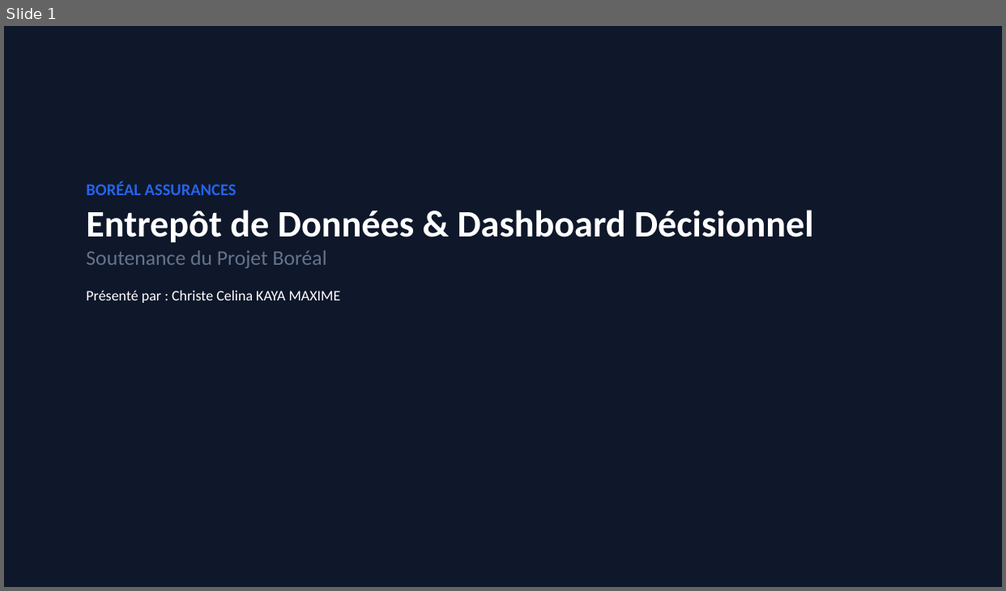
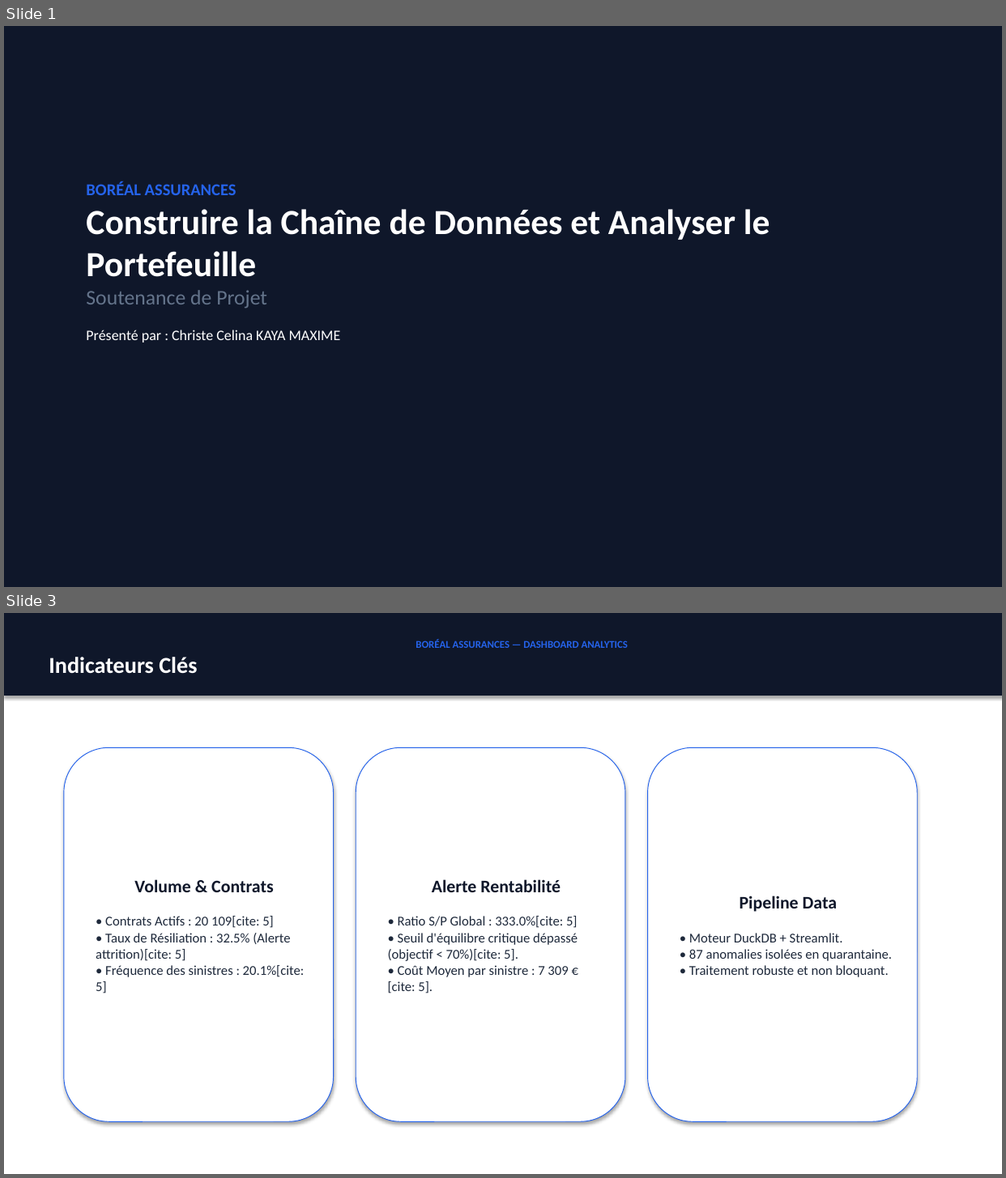
Before and after one commit to kmcc2001/projet_boreal_assurances, a slide deck: KAYA_Boreal_Presentation.pptx. Shown one above the other, each under a label of ours: slide 1 before the commit, slides 1 and 3 after it; the slides between them are not shown. The pictures are 1006x591 and 1006x1178 pixels, drawn with LibreOffice and Linux fonts; fonts in the diff are those of the drawing. Boxes give left, top, right and bottom in pixels: in the first picture for what was removed or moved away, otherwise in the second. Text is boxed around its words. In the diff, an @@ line names an element or a change of style, - is before the commit and + after.

Commit message:
Finalisation su projet

```diff
--- a/KAYA_Boreal_Presentation.pptx
+++ b/KAYA_Boreal_Presentation.pptx
@@ slide 3 added at <box>4,613,1002,1174</box>, background #FFFFFF @@
@@ rectangle added at <box>4,613,1002,696</box>, fill #0F172A, outline #0F172A 0.75 pt, 10 pt, text #2563EB, bold @@
+BORÉAL ASSURANCES — DASHBOARD ANALYTICS
+Indicateurs Clés
@@ rounded rectangle added at <box>64,747,334,1122</box>, fill #FFFFFF, outline #2563EB 0.75 pt, 13 pt, text #1E293B @@
+Volume & Contrats
+• Contrats Actifs : 20 109[cite: 5]
+• Taux de Résiliation : 32.5% (Alerte attrition)[cite: 5]
+• Fréquence des sinistres : 20.1%[cite: 5]
@@ rounded rectangle added at <box>356,747,625,1122</box>, fill #FFFFFF, outline #2563EB 0.75 pt, 13 pt, text #1E293B @@
+Alerte Rentabilité
+• Ratio S/P Global : 333.0%[cite: 5]
+• Seuil d'équilibre critique dépassé (objectif < 70%)[cite: 5].
+• Coût Moyen par sinistre : 7 309 €[cite: 5].
@@ rounded rectangle added at <box>648,747,918,1122</box>, fill #FFFFFF, outline #2563EB 0.75 pt, 13 pt, text #1E293B @@
+Pipeline Data
+• Moteur DuckDB + Streamlit.
+• 87 anomalies isolées en quarantaine.
+• Traitement robuste et non bloquant.
@@ slide 1 changed as well @@
@@ text at <box>86,209,770,308</box>: text changed; size 36 to 34 pt @@
-Entrepôt de Données & Dashboard Décisionnel
-Soutenance du Projet Boréal
+Construire la Chaîne de Données et Analyser le Portefeuille
+Soutenance de Projet
```
Also in this commit, not shown: 1 other slide changed, 4 other slides added, 5 slides removed, 9 other files.
